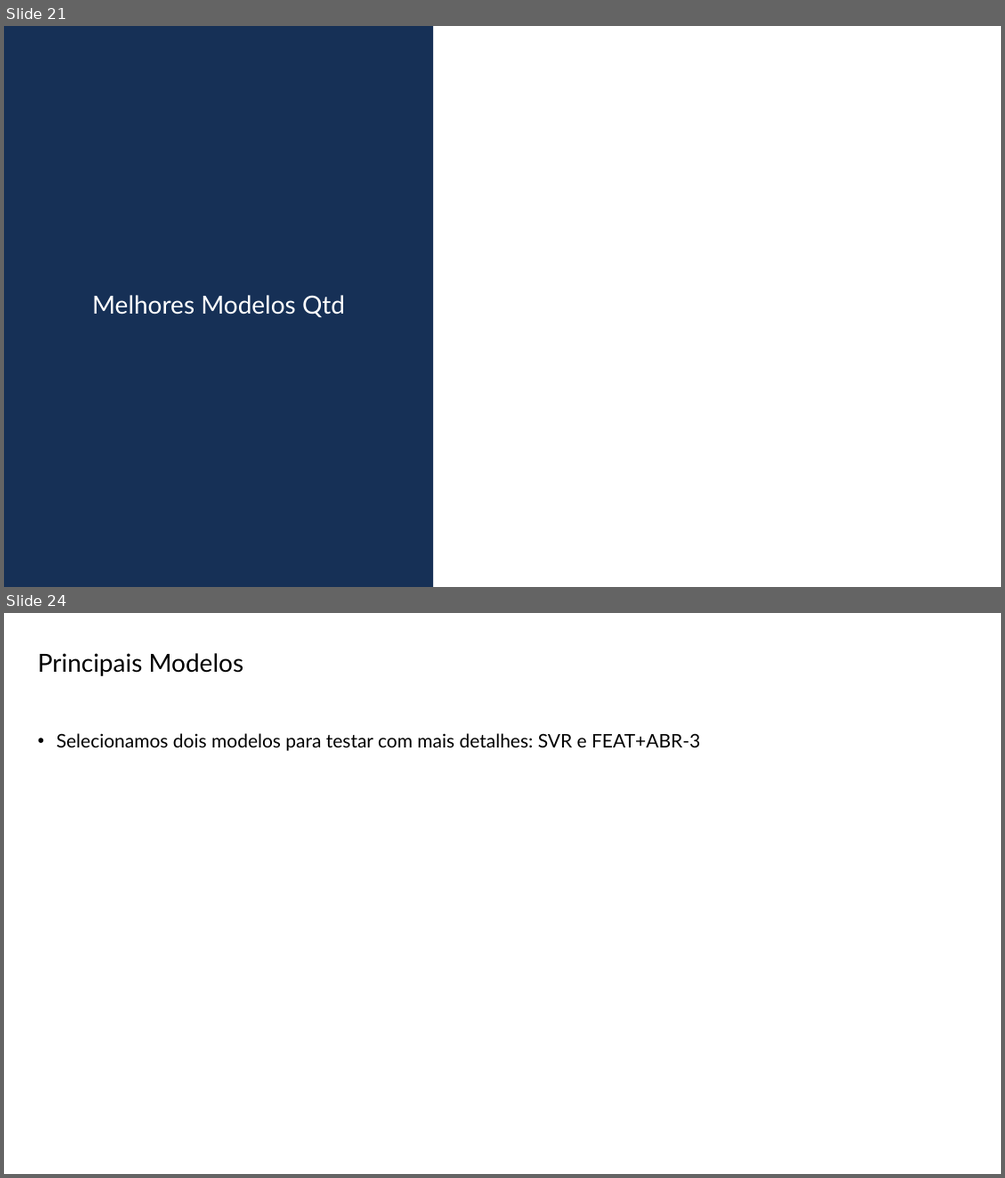
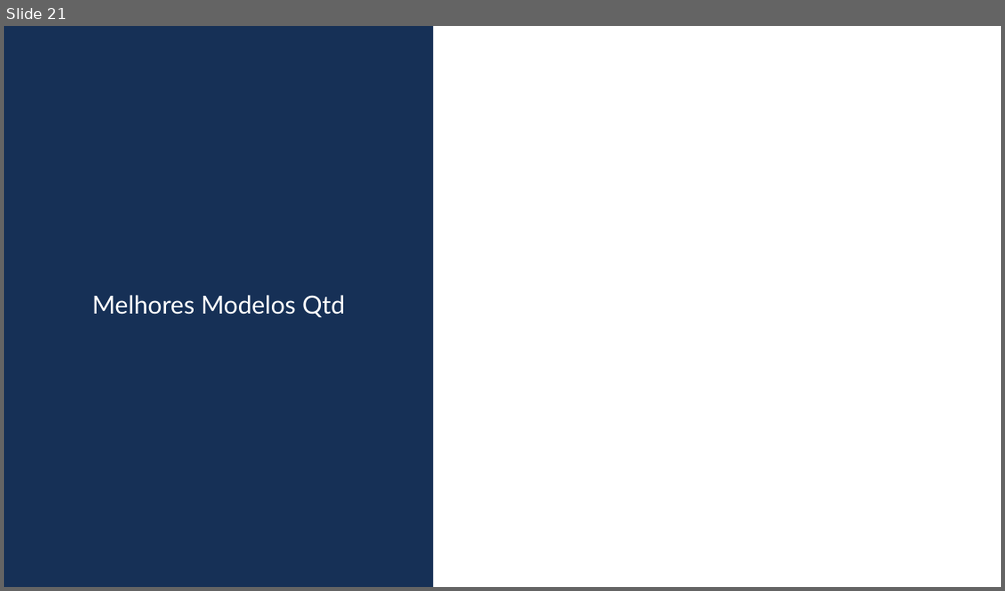
Before and after one commit to Daniel-Alexandre-Ramazzotte/Modelo-Vendas-Diario, a slide deck: Apresentacao/Projecao de Vendas Definição Modelo v2.pptx. Shown one above the other, each under a label of ours: slides 21 and 24 before the commit, slide 21 after it; the slides between them are not shown. The pictures are 1005x1178 and 1005x591 pixels, drawn with LibreOffice and Linux fonts; fonts in the diff are those of the drawing; background and template pictures are left out. Boxes give left, top, right and bottom in pixels: in the first picture for what was removed or moved away, otherwise in the second. Text is boxed around its words. In the diff, an @@ line names an element or a change of style, - is before the commit and + after.

```diff
--- a/Apresentacao/Projecao de Vendas Definição Modelo v2.pptx
+++ b/Apresentacao/Projecao de Vendas Definição Modelo v2.pptx
@@ slide 24 removed at [4, 613, 1001, 1174], background picture (left out) @@
@@ title removed at [38, 653, 244, 676] @@
-Principais Modelos
@@ text removed at [57, 733, 700, 751] @@
-• Selecionamos dois modelos para testar com mais detalhes: SVR e FEAT+ABR-3
```
Also in this commit, not shown: 14 slides changed, 68 slides added, 10 other slides removed, 50 other files.
